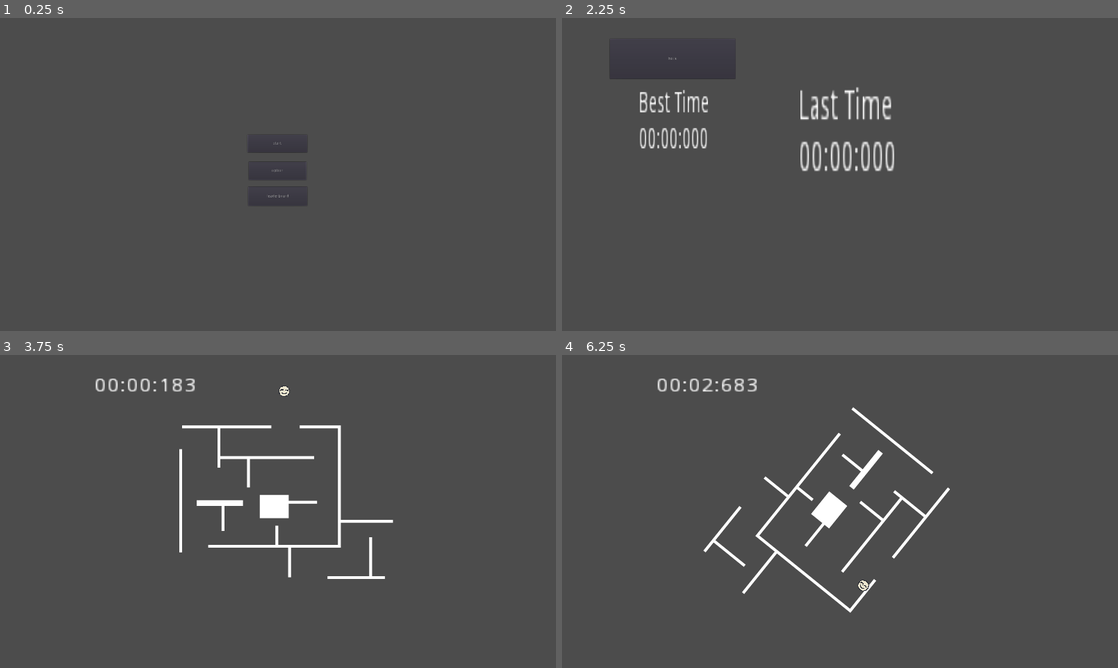
Above: before the commit, frames 1-4 (two rows, left to right).
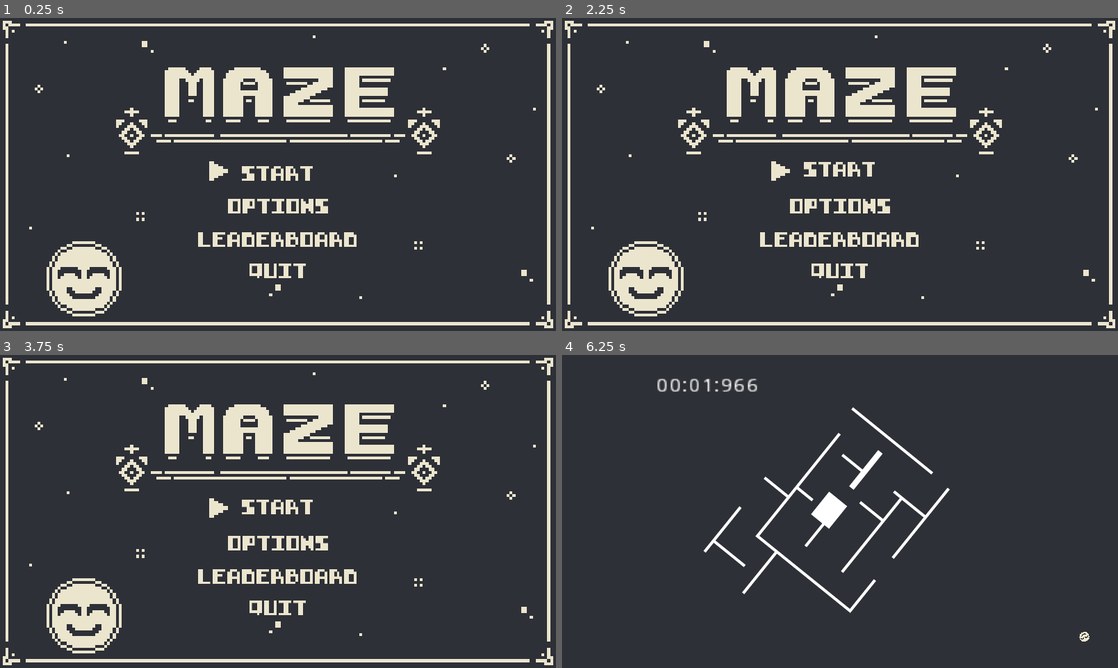
Above: after the commit, the same moments.

Repository: dante-ventura/scorespace-jam-game
Game: Godot game, scene res://scenes/HomeBase.tscn
The game is run twice, just before and just after one commit, with the same random seed, the same clock (stepped at 60 frames per second) and the same inputs.
Inputs (mouse positions are in pixels of both pictures, inside the frame that each line leads up to):
- Up to frame 1 (0.25 s): no input
- Up to frame 2 (2.25 s): click (840, 171) at 0.5 s, where only the run before the commit has a clickable "option"; click (600, 36) at 1.25 s, where only the run before the commit has a clickable "go back"; click (840, 196) at 2 s, where only the run before the commit has a clickable "leaderboard"
- Up to frame 3 (3.75 s): click (111, 395) at 2.75 s, where only the run before the commit has a clickable "back"; click (278, 480) at 3.5 s, where only the run before the commit has a clickable "start"
- Up to frame 4 (6.25 s): tap Enter (menu_select, bound only after the commit) at 4.25 s; hold Right (gameplay_rotate_right) 4.28-5.03 s; hold S (menu_down, bound only after the commit) 5.03-5.78 s; hold Right (gameplay_rotate_right) from 5.78 s (still down)

The runs differ from the first frame. In frame 1, 99% of the frame differs, in the area x 0-100%, y 0-100%; in frame 2, 97%; in frame 3, 100%; in frame 4, 98%.

Commit message:
Finalize home screen (#14)
* home page complete with art + audio

* merged with main

* add music and settings screen

Co-authored-by: Dante Ventura <dante.g.ventura@gmail.com>

Diff:
--- /dev/null
+++ b/default_bus_layout.tres
@@ -0,0 +1,15 @@
+[gd_resource type="AudioBusLayout" format=2]
+
+[resource]
+bus/1/name = "Sfx"
+bus/1/solo = false
+bus/1/mute = false
+bus/1/bypass_fx = false
+bus/1/volume_db = 0.0
+bus/1/send = "Master"
+bus/2/name = "Music"
+bus/2/solo = false
+bus/2/mute = false
+bus/2/bypass_fx = false
+bus/2/volume_db = 0.0
+bus/2/send = "Master"
--- a/project.godot
+++ b/project.godot
@@ -14,6 +14,10 @@
 run/main_scene="res://scenes/HomeBase.tscn"
 config/icon="res://icon.png"
 
+[autoload]
+
+AudioManager="*res://scenes/AudioManager.tscn"
+
 [display]
 
 window/size/width=1920
@@ -22,6 +26,10 @@
 window/size/fullscreen=true
 window/stretch/mode="2d"
 window/stretch/aspect="keep"
+
+[global]
+
+pixel=false
 
 [gui]
 
@@ -46,6 +54,23 @@
 "events": [ Object(InputEventKey,"resource_local_to_scene":false,"resource_name":"","device":0,"alt":false,"shift":false,"control":false,"meta":false,"command":false,"pressed":false,"scancode":0,"physical_scancode":16777217,"unicode":0,"echo":false,"script":null)
  ]
 }
+menu_down={
+"deadzone": 0.5,
+"events": [ Object(InputEventKey,"resource_local_to_scene":false,"resource_name":"","device":0,"alt":false,"shift":false,"control":false,"meta":false,"command":false,"pressed":false,"scancode":0,"physical_scancode":83,"unicode":0,"echo":false,"script":null)
+, Object(InputEventKey,"resource_local_to_scene":false,"resource_name":"","device":0,"alt":false,"shift":false,"control":false,"meta":false,"command":false,"pressed":false,"scancode":0,"physical_scancode":16777234,"unicode":0,"echo":false,"script":null)
+ ]
+}
+menu_up={
+"deadzone": 0.5,
+"events": [ Object(InputEventKey,"resource_local_to_scene":false,"resource_name":"","device":0,"alt":false,"shift":false,"control":false,"meta":false,"command":false,"pressed":false,"scancode":0,"physical_scancode":87,"unicode":0,"echo":false,"script":null)
+, Object(InputEventKey,"resource_local_to_scene":false,"resource_name":"","device":0,"alt":false,"shift":false,"control":false,"meta":false,"command":false,"pressed":false,"scancode":0,"physical_scancode":16777232,"unicode":0,"echo":false,"script":null)
+ ]
+}
+menu_select={
+"deadzone": 0.5,
+"events": [ Object(InputEventKey,"resource_local_to_scene":false,"resource_name":"","device":0,"alt":false,"shift":false,"control":false,"meta":false,"command":false,"pressed":false,"scancode":0,"physical_scancode":16777221,"unicode":0,"echo":false,"script":null)
+ ]
+}
 
 [physics]
 
@@ -54,6 +79,8 @@
 [rendering]
 
 quality/driver/driver_name="GLES2"
+2d/snapping/use_gpu_pixel_snap=true
 vram_compression/import_etc=true
 vram_compression/import_etc2=false
+environment/default_clear_color=Color( 0.180392, 0.188235, 0.215686, 1 )
 environment/default_environment="res://default_env.tres"
--- /dev/null
+++ b/scenes/AudioManager.tscn
@@ -0,0 +1,26 @@
+[gd_scene load_steps=6 format=2]
+
+[ext_resource path="res://assets/sounds/menu_hover.ogg" type="AudioStream" id=1]
+[ext_resource path="res://assets/sounds/menu_select.ogg" type="AudioStream" id=2]
+[ext_resource path="res://assets/sounds/music_misc.ogg" type="AudioStream" id=3]
+[ext_resource path="res://scripts/AudioManager.gd" type="Script" id=4]
+[ext_resource path="res://assets/sounds/music_background.ogg" type="AudioStream" id=5]
+
+[node name="AudioManager" type="Node"]
+script = ExtResource( 4 )
+
+[node name="MenuHoverAudio" type="AudioStreamPlayer" parent="."]
+stream = ExtResource( 1 )
+bus = "Sfx"
+
+[node name="MenuSelectAudio" type="AudioStreamPlayer" parent="."]
+stream = ExtResource( 2 )
+bus = "Sfx"
+
+[node name="MenuMusic" type="AudioStreamPlayer" parent="."]
+stream = ExtResource( 3 )
+bus = "Music"
+
+[node name="GameMusic" type="AudioStreamPlayer" parent="."]
+stream = ExtResource( 5 )
+bus = "Music"
--- a/scenes/Control.gd
+++ /dev/null
@@ -1,16 +0,0 @@
-extends Control
-
-
-# Declare member variables here. Examples:
-# var a = 2
-# var b = "text"
-
-
-# Called when the node enters the scene tree for the first time.
-func _ready():
-	pass # Replace with function body.
-
-
-# Called every frame. 'delta' is the elapsed time since the previous frame.
-#func _process(delta):
-#	pass
--- a/scenes/HomeBase.tscn
+++ b/scenes/HomeBase.tscn
@@ -1,33 +1,68 @@
-[gd_scene load_steps=2 format=2]
+[gd_scene load_steps=6 format=2]
 
 [ext_resource path="res://scripts/HomeBase.gd" type="Script" id=1]
+[ext_resource path="res://assets/1bittitlescreen.png" type="Texture" id=2]
+[ext_resource path="res://assets/startbutton.png" type="Texture" id=3]
+[ext_resource path="res://assets/fonts/calligro-font.fnt" type="BitmapFont" id=4]
+[ext_resource path="res://scripts/ButtonSceneSwitch.gd" type="Script" id=5]
 
 [node name="HomeScreenScene" type="Node2D"]
-position = Vector2( 0, 1 )
 script = ExtResource( 1 )
+__meta__ = {
+"_edit_vertical_guides_": [ 961.0 ]
+}
 
-[node name="ButtonStart" type="Button" parent="."]
-margin_left = 855.0
-margin_top = 402.0
-margin_right = 1061.0
-margin_bottom = 463.0
-toggle_mode = true
+[node name="Background" type="Sprite" parent="."]
+scale = Vector2( 10, 10 )
+texture = ExtResource( 2 )
+centered = false
+
+[node name="SelectSprite" type="Sprite" parent="."]
+position = Vector2( 755, 528 )
+scale = Vector2( 8, 8 )
+texture = ExtResource( 3 )
+
+[node name="StartButton" type="Label" parent="."]
+margin_left = 835.0
+margin_top = 503.0
+margin_right = 1465.0
+margin_bottom = 631.0
+rect_scale = Vector2( 0.4, 0.4 )
+custom_fonts/font = ExtResource( 4 )
 text = "start"
+script = ExtResource( 5 )
+is_selected = true
+switch_to_scene = "res://scenes/GameScene.tscn"
 
-[node name="ButtonOptions" type="Button" parent="."]
-margin_left = 859.0
-margin_top = 495.0
-margin_right = 1058.0
-margin_bottom = 558.0
-text = "option"
+[node name="OptionsButton" type="Label" parent="."]
+margin_left = 787.0
+margin_top = 625.0
+margin_right = 1669.0
+margin_bottom = 753.0
+rect_scale = Vector2( 0.4, 0.4 )
+custom_fonts/font = ExtResource( 4 )
+text = "options"
+script = ExtResource( 5 )
+switch_to_scene = "res://scenes/SettingsScene.tscn"
 
-[node name="ButtonLeaderboard" type="Button" parent="."]
-margin_left = 857.0
-margin_top = 581.0
-margin_right = 1061.0
-margin_bottom = 647.0
+[node name="LeaderboardButton" type="Label" parent="."]
+margin_left = 684.0
+margin_top = 738.0
+margin_right = 2070.0
+margin_bottom = 866.0
+rect_scale = Vector2( 0.4, 0.4 )
+custom_fonts/font = ExtResource( 4 )
 text = "leaderboard"
+script = ExtResource( 5 )
+switch_to_scene = "res://scenes/LeaderboardBase.tscn"
 
-[connection signal="pressed" from="ButtonStart" to="." method="_on_ButtonStart_pressed"]
-[connection signal="pressed" from="ButtonOptions" to="." method="_on_ButtonOptions_pressed"]
-[connection signal="pressed" from="ButtonLeaderboard" to="." method="_on_ButtonLeaderboard_pressed"]
+[node name="QuitButton" type="Label" parent="."]
+margin_left = 861.0
+margin_top = 846.0
+margin_right = 1365.0
+margin_bottom = 974.0
+rect_scale = Vector2( 0.4, 0.4 )
+custom_fonts/font = ExtResource( 4 )
+text = "quit"
+script = ExtResource( 5 )
+switch_to_scene = "res://scenes/Quit.tscn"
--- /dev/null
+++ b/scenes/Quit.tscn
@@ -0,0 +1,6 @@
+[gd_scene load_steps=2 format=2]
+
+[ext_resource path="res://scripts/Quit.gd" type="Script" id=1]
+
+[node name="Quit" type="Node2D"]
+script = ExtResource( 1 )
--- a/scenes/SettingsScene.tscn
+++ b/scenes/SettingsScene.tscn
@@ -1,63 +1,133 @@
-[gd_scene load_steps=2 format=2]
+[gd_scene load_steps=9 format=2]
 
 [ext_resource path="res://scripts/SettingsScene.gd" type="Script" id=1]
-
+[ext_resource path="res://assets/optionsscreen.png" type="Texture" id=2]
+[ext_resource path="res://assets/fonts/calligro-font.fnt" type="BitmapFont" id=3]
+[ext_resource path="res://assets/startbutton.png" type="Texture" id=4]
+[ext_resource path="res://scripts/ButtonSceneSwitch.gd" type="Script" id=5]
+[ext_resource path="res://scripts/ButtonSlider.gd" type="Script" id=6]
+[ext_resource path="res://scripts/MusicVolume.gd" type="Script" id=7]
+[ext_resource path="res://scripts/SfxVolume.gd" type="Script" id=8]
 
 [node name="SettingsScene" type="Node2D"]
 script = ExtResource( 1 )
+__meta__ = {
+"_edit_horizontal_guides_": [  ],
+"_edit_vertical_guides_": [ 960.0 ]
+}
 
-[node name="ButtonHome" type="Button" parent="."]
-margin_left = 59.0
-margin_top = 35.0
-margin_right = 201.0
-margin_bottom = 86.0
-text = "go back"
+[node name="Background" type="Sprite" parent="."]
+scale = Vector2( 10, 10 )
+texture = ExtResource( 2 )
+centered = false
+
+[node name="SelectSprite" type="Sprite" parent="."]
+position = Vector2( 619, 435 )
+scale = Vector2( 8, 8 )
+texture = ExtResource( 4 )
 
 [node name="SettingsLabel" type="Label" parent="."]
-margin_left = 896.0
-margin_top = 25.0
-margin_right = 951.0
-margin_bottom = 40.0
-rect_scale = Vector2( 3.84854, 3.99702 )
-text = "settings"
+margin_left = 652.0
+margin_top = 206.0
+margin_right = 1534.0
+margin_bottom = 334.0
+rect_scale = Vector2( 0.7, 0.7 )
+custom_fonts/font = ExtResource( 3 )
+text = "options"
 align = 1
 
-[node name="MusicSlider" type="HSlider" parent="."]
-margin_left = 840.0
-margin_top = 184.0
-margin_right = 1163.0
-margin_bottom = 228.0
-value = 100.0
+[node name="Music" type="Node" parent="."]
 
-[node name="VolumeLabel" type="Label" parent="."]
-margin_left = 773.0
-margin_top = 133.0
-margin_right = 822.0
-margin_bottom = 147.0
-rect_scale = Vector2( 9.58816, 1.86528 )
-text = "volume"
+[node name="MusicVolume" type="Label" parent="Music"]
+margin_left = 1010.0
+margin_top = 413.0
+margin_right = 1497.0
+margin_bottom = 541.0
+rect_scale = Vector2( 0.4, 0.4 )
+custom_fonts/font = ExtResource( 3 )
+text = "10"
+align = 1
+script = ExtResource( 7 )
+__meta__ = {
+"_edit_use_anchors_": true
+}
 
-[node name="MusicLabel" type="Label" parent="."]
-margin_left = 841.0
-margin_top = 182.0
-margin_right = 881.0
-margin_bottom = 196.0
+[node name="RightArrow" type="Sprite" parent="Music"]
+position = Vector2( 1189, 439 )
+scale = Vector2( 5, 5 )
+texture = ExtResource( 4 )
+
+[node name="LeftArrow" type="Sprite" parent="Music"]
+position = Vector2( 1016, 439 )
+rotation = -3.14159
+scale = Vector2( 5, 5 )
+texture = ExtResource( 4 )
+
+[node name="MusicButton" type="Label" parent="Music"]
+margin_left = 699.0
+margin_top = 413.0
+margin_right = 1329.0
+margin_bottom = 541.0
+rect_scale = Vector2( 0.4, 0.4 )
+custom_fonts/font = ExtResource( 3 )
 text = "music"
+script = ExtResource( 6 )
+__meta__ = {
+"_edit_use_anchors_": true
+}
+slider_value_node = NodePath("../MusicVolume")
 
-[node name="SfxSlider" type="HSlider" parent="."]
-margin_left = 841.0
-margin_top = 252.0
-margin_right = 1165.0
-margin_bottom = 268.0
-value = 100.0
+[node name="Sfx" type="Node" parent="."]
 
-[node name="SfxLabel" type="Label" parent="."]
-margin_left = 842.0
-margin_top = 238.0
-margin_right = 882.0
-margin_bottom = 252.0
+[node name="SfxVolume" type="Label" parent="Sfx"]
+margin_left = 1009.0
+margin_top = 555.0
+margin_right = 1496.0
+margin_bottom = 683.0
+rect_scale = Vector2( 0.4, 0.4 )
+custom_fonts/font = ExtResource( 3 )
+text = "10"
+align = 1
+script = ExtResource( 8 )
+__meta__ = {
+"_edit_use_anchors_": true
+}
+
+[node name="RightArrow" type="Sprite" parent="Sfx"]
+position = Vector2( 1188, 580 )
+scale = Vector2( 5, 5 )
+texture = ExtResource( 4 )
+
+[node name="LeftArrow" type="Sprite" parent="Sfx"]
+position = Vector2( 1015, 580 )
+rotation = -3.14159
+scale = Vector2( 5, 5 )
+texture = ExtResource( 4 )
+
+[node name="SfxButton" type="Label" parent="Sfx"]
+margin_left = 698.0
+margin_top = 554.0
+margin_right = 1328.0
+margin_bottom = 682.0
+rect_scale = Vector2( 0.4, 0.4 )
+custom_fonts/font = ExtResource( 3 )
 text = "sfx"
+script = ExtResource( 6 )
+__meta__ = {
+"_edit_use_anchors_": true
+}
+slider_value_node = NodePath("../SfxVolume")
 
-[connection signal="pressed" from="ButtonHome" to="." method="_on_ButtonHome_pressed"]
-[connection signal="value_changed" from="MusicSlider" to="." method="_on_MusicSlider_value_changed"]
-[connection signal="value_changed" from="SfxSlider" to="." method="_on_SfxSlider_value_changed"]
+[node name="BackButton" type="Label" parent="."]
+margin_left = 861.0
+margin_top = 695.0
+margin_right = 1365.0
+margin_bottom = 823.0
+rect_scale = Vector2( 0.4, 0.4 )
+custom_fonts/font = ExtResource( 3 )
+text = "back"
+script = ExtResource( 5 )
+__meta__ = {
+"_edit_use_anchors_": true
+}
+switch_to_scene = "res://scenes/HomeBase.tscn"
--- /dev/null
+++ b/scripts/AudioManager.gd
@@ -0,0 +1,22 @@
+extends Node
+
+func _ready():
+	AudioServer.set_bus_volume_db(1, -5)
+	AudioServer.set_bus_volume_db(2, -5)
+
+func _process(_delta):
+	manage_music()
+
+func manage_music():
+	var cur_scene = get_tree().current_scene.name
+	print(cur_scene)
+	if (cur_scene == "HomeScreenScene" and
+		!$MenuMusic.playing):
+		$GameMusic.stop()
+		$MenuMusic.play()
+		return
+	if (cur_scene == "GameScene" and
+		!$GameMusic.playing):
+		$MenuMusic.stop()
+		$GameMusic.play()
+		return
--- /dev/null
+++ b/scripts/ButtonSceneSwitch.gd
@@ -0,0 +1,43 @@
+extends Label
+
+export(bool) var is_selected = false
+export(String, FILE) var switch_to_scene
+
+var start_pos = rect_position
+
+var hover_distance = 15
+var at_start = true
+var tween = Tween.new()
+var hover_dir = 1
+var tween_speed = 20
+
+
+# Called when the node enters the scene tree for the first time.
+func _ready():
+	add_child(tween)
+	tween.connect("tween_completed", self, "_on_Tween_Completed")
+	tween.playback_speed = 20
+
+func _process(_delta):
+	if !is_selected:
+		tween.remove_all()
+		rect_position = start_pos
+		at_start = true
+		return
+	if at_start:
+		hover(true)
+		at_start = false
+
+func hover(half = false):
+	tween.playback_speed = tween_speed
+	if half: tween.playback_speed *= 1.5
+
+	var new_dist = hover_distance/2 if half else hover_distance
+	tween.interpolate_property(self, "rect_position",
+	rect_position, Vector2(rect_position.x, rect_position.y + new_dist*hover_dir),
+	Tween.TRANS_CIRC, Tween.EASE_OUT)
+	hover_dir *= -1
+	tween.start()
+
+func _on_Tween_Completed(_object: Object, _key: NodePath):
+	hover()
--- /dev/null
+++ b/scripts/ButtonSlider.gd
@@ -0,0 +1,44 @@
+extends Label
+
+export(bool) var is_selected = false
+export(NodePath) var slider_value_node
+
+var start_pos = rect_position
+
+var hover_distance = 15
+var at_start = true
+var tween = Tween.new()
+var hover_dir = 1
+var tween_speed = 20
+
+
+# Called when the node enters the scene tree for the first time.
+func _ready():
+	slider_value_node = get_node(slider_value_node).get_path()
+	add_child(tween)
+	tween.connect("tween_completed", self, "_on_Tween_Completed")
+	tween.playback_speed = 20
+
+func _process(_delta):
+	if !is_selected:
+		tween.remove_all()
+		rect_position = start_pos
+		at_start = true
+		return
+	if at_start:
+		hover(true)
+		at_start = false
+
+func hover(half = false):
+	tween.playback_speed = tween_speed
+	if half: tween.playback_speed *= 1.5
+
+	var new_dist = hover_distance/2 if half else hover_distance
+	tween.interpolate_property(self, "rect_position",
+	rect_position, Vector2(rect_position.x, rect_position.y + new_dist*hover_dir),
+	Tween.TRANS_CIRC, Tween.EASE_OUT)
+	hover_dir *= -1
+	tween.start()
+
+func _on_Tween_Completed(_object: Object, _key: NodePath):
+	hover()
--- a/scripts/HomeBase.gd
+++ b/scripts/HomeBase.gd
@@ -1,15 +1,34 @@
 extends Node2D
 
-func _on_ButtonStart_pressed():
-# warning-ignore:return_value_discarded
-	get_tree().change_scene("res://scenes/GameScene.tscn")
+onready var buttons = [
+	get_node("StartButton"),
+	get_node("OptionsButton"),
+	get_node("LeaderboardButton"),
+	get_node("QuitButton")
+]
+onready var select_spr = get_node("SelectSprite")
 
+var current_selection = 0
 
-func _on_ButtonOptions_pressed():
-# warning-ignore:return_value_discarded
-	get_tree().change_scene("res://scenes/SettingsScene.tscn")
+func _process(_delta):
+	# warning-ignore:return_value_discarded
+	if Input.is_action_just_pressed("menu_select"):
+		AudioManager.get_node("MenuSelectAudio").play()
+		get_tree().change_scene(buttons[current_selection].switch_to_scene)
 
+	var orig_selection = current_selection
+	if (Input.is_action_just_pressed("menu_down") and
+		current_selection < buttons.size()-1):
+		current_selection += 1
+	if (Input.is_action_just_pressed("menu_up") and
+		current_selection > 0):
+		current_selection -= 1
 
-func _on_ButtonLeaderboard_pressed():
-# warning-ignore:return_value_discarded
-	get_tree().change_scene("res://scenes/LeaderboardBase.tscn")
+	if orig_selection == current_selection:
+		return
+
+	buttons[orig_selection].is_selected = false
+	buttons[current_selection].is_selected = true
+	select_spr.position.x = buttons[current_selection].start_pos.x - 80
+	select_spr.position.y = buttons[current_selection].start_pos.y + 32
+	AudioManager.get_node("MenuHoverAudio").play()
--- /dev/null
+++ b/scripts/MusicVolume.gd
@@ -0,0 +1,19 @@
+extends Label
+
+var music_bus_idx = AudioServer.get_bus_index("Music")
+
+func _ready():
+	if AudioServer.is_bus_mute(music_bus_idx):
+		text = "0"
+		return
+	var db_vol = AudioServer.get_bus_volume_db(music_bus_idx)
+	var vol_as_str = String((db_vol+35)/3)
+	text = vol_as_str
+
+func update_volume():
+	var vol_int = int(text)
+	if vol_int == 0:
+		AudioServer.set_bus_mute(music_bus_idx, true)
+		return
+	AudioServer.set_bus_mute(music_bus_idx, false)
+	AudioServer.set_bus_volume_db(music_bus_idx, vol_int*3-35)
--- /dev/null
+++ b/scripts/Quit.gd
@@ -0,0 +1,4 @@
+extends Node2D
+
+func _ready():
+	get_tree().quit()
--- a/scripts/SettingsScene.gd
+++ b/scripts/SettingsScene.gd
@@ -1,18 +1,58 @@
 extends Node2D
 
-func _on_MusicSlider_value_changed(_value):
-# warning-ignore:return_value_discarded
-	pass # Replace with function body.
+onready var buttons = [
+	get_node("Music/MusicButton"),
+	get_node("Sfx/SfxButton"),
+	get_node("BackButton")
+]
+onready var select_spr = get_node("SelectSprite")
+
+var current_selection = 0
+
+func _process(_delta):
+	# warning-ignore:return_value_discarded
+	if (Input.is_action_just_pressed("menu_select") and
+		buttons[current_selection].get("switch_to_scene")):
+		AudioManager.get_node("MenuSelectAudio").play()
+		get_tree().change_scene(buttons[current_selection].switch_to_scene)
+
+	var orig_selection = current_selection
+	if (Input.is_action_just_pressed("menu_down") and
+		current_selection < buttons.size()-1):
+		current_selection += 1
+	if (Input.is_action_just_pressed("menu_up") and
+		current_selection > 0):
+		current_selection -= 1
+
+	handle_sliders()
+
+	if orig_selection == current_selection:
+		return
+
+	buttons[orig_selection].is_selected = false
+	buttons[current_selection].is_selected = true
+	select_spr.position.x = buttons[current_selection].start_pos.x - 80
+	select_spr.position.y = buttons[current_selection].start_pos.y + 32
+	AudioManager.get_node("MenuHoverAudio").play()
+
+func handle_sliders():
+	if (Input.is_action_just_pressed("gameplay_rotate_left") and
+		buttons[current_selection].get("slider_value_node")):
+			var vol_label = get_node(buttons[current_selection].slider_value_node)
+			var vol_int = int(vol_label.text)
+			vol_int -= 1
+			vol_int = max(0, vol_int)
+			vol_label.text = String(vol_int)
+			vol_label.update_volume()
+	if (Input.is_action_just_pressed("gameplay_rotate_right") and
+		buttons[current_selection].get("slider_value_node")):
+			var vol_label = get_node(buttons[current_selection].slider_value_node)
+			var vol_int = int(vol_label.text)
+			vol_int += 1
+			vol_int = min(10, vol_int)
+			vol_label.text = String(vol_int)
+			vol_label.update_volume()
 
 func _input(event):
 	if event.is_action_pressed("gameplay_pause"):
-		get_tree().change_scene("res://scenes/HomeBase.tscn")
-
-func _on_SfxSlider_value_changed(_value):
-# warning-ignore:return_value_discarded
-	pass # Replace with function body.
-
-
-func _on_ButtonHome_pressed():
-# warning-ignore:return_value_discarded
-	get_tree().change_scene("res://scenes/HomeBase.tscn")
+		get_tree().change_scene($BackButton.switch_to_scene)
--- /dev/null
+++ b/scripts/SfxVolume.gd
@@ -0,0 +1,19 @@
+extends Label
+
+var sfx_bus_idx = AudioServer.get_bus_index("Sfx")
+
+func _ready():
+	if AudioServer.is_bus_mute(sfx_bus_idx):
+		text = "0"
+		return
+	var db_vol = AudioServer.get_bus_volume_db(sfx_bus_idx)
+	var vol_as_str = String((db_vol+35)/3)
+	text = vol_as_str
+
+func update_volume():
+	var vol_int = int(text)
+	if vol_int == 0:
+		AudioServer.set_bus_mute(sfx_bus_idx, true)
+		return
+	AudioServer.set_bus_mute(sfx_bus_idx, false)
+	AudioServer.set_bus_volume_db(sfx_bus_idx, vol_int*3-35)
Binary file added: assets/1bittitlescreen.png
Not shown, added: assets/1bittitlescreen.png.import
Binary file removed: assets/Myfont123123312-Regular.ttf
Not shown, added: assets/fonts/calligro-font.fnt
Binary file added: assets/fonts/calligro-page-0.png
Not shown, added: assets/fonts/calligro-page-0.png.import
Binary file added: assets/optionsscreen.png
Not shown, added: assets/optionsscreen.png.import
Not shown, added: assets/sounds/menu_hover.ogg.import
Not shown, added: assets/sounds/menu_select.ogg.import
Not shown, added: assets/sounds/music_background.ogg.import
Not shown, added: assets/sounds/music_misc.ogg.import
(and 6 more such lines)
